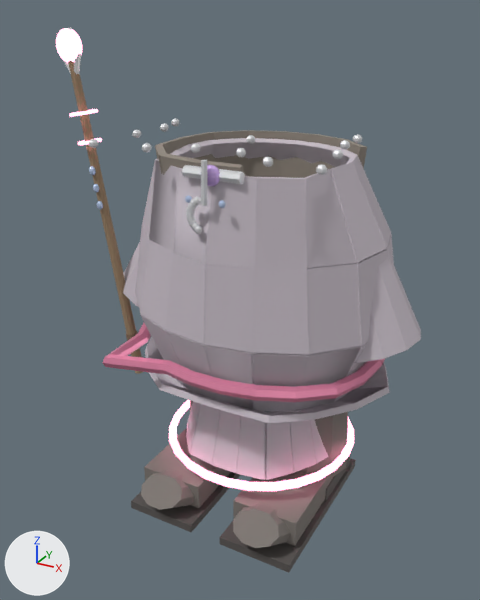
Renders of the glTF model assets/characters/bellmire/showcase/cleric_kit.glb from each side of a commit.
Both versions are drawn from a camera (50 mm lens) standing at (0.878, -1.75, 1.529) and looking at (-0.063, -0.04, 0.674). The lights are fixed; the arrows at lower left show +X, +Y and +Z. The picture after the commit comes second. Vertices at exactly the same position are counted once.

The first picture shows 'Acc_Amulet_metal_cleric', 'Acc_BootL_cloth_cleric', 'Acc_BootL_dark_cleric', 'Acc_BootR_cloth_cleric', 'Acc_BootR_dark_cleric', 'Acc_Cloak_cloth_cleric', 'Armour_Robe_cloth_cleric', 'Armour_Robe_glow_cleric', 'Armour_Robe_trim_cleric', 'Armour_SleeveL_cloth_cleric', 'Weapon_gem_cleric', 'Weapon_glow_cleric', 'Weapon_haft_cleric', 'Weapon_leather_cleric', 'Weapon_metal_cleric' and 4 more.
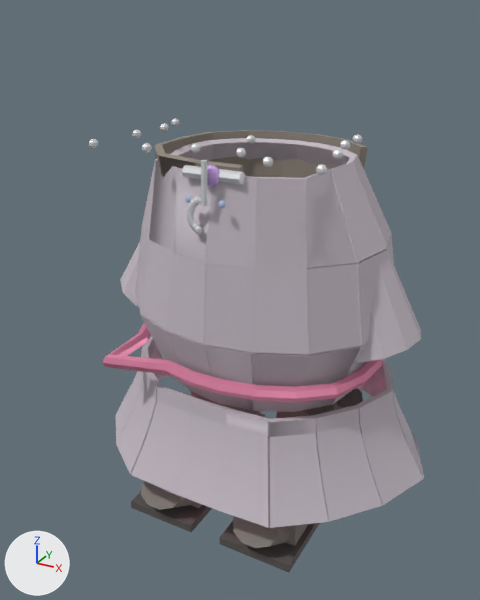
Changed parts and their boxes (x1, y1, x2, y2) in the pictures (480 x 600 px; the box of a moved part takes in the faces that stretch with it):
'Armour_Robe_cloth_cleric', reshaped (19% wider, 14% taller)
    before: (135, 138, 394, 480)
    after: (116, 138, 424, 528)
'Acc_Cloak_cloth_cleric', reshaped
    before: (155, 130, 367, 178)
    after: (154, 130, 368, 178)
'Weapon_haft_cleric', deleted
    before: (68, 61, 143, 374)
'Weapon_glow_cleric', deleted
    before: (56, 28, 102, 145)
'Weapon_metal_cleric', deleted
    before: (59, 27, 81, 75)
'Weapon_gem_cleric', deleted
    before: (89, 166, 103, 209)
'Weapon_leather_cleric', deleted
    before: (126, 331, 138, 341)
part 2 of me_armour_robe_cloth_cleric, moved or reshaped
    before: (145, 337, 390, 480)
    after: (116, 336, 424, 528)
'Acc_BootL_cloth_cleric', unchanged, covered by the edit
    before: (233, 412, 350, 548)
    after: (233, 403, 346, 548)
'Acc_BootR_cloth_cleric', unchanged, covered by the edit
    before: (141, 401, 231, 510)
    after: (141, 392, 265, 510)
'Armour_Robe_glow_cleric', unchanged, covered by the edit
    before: (169, 400, 354, 491)

The change, as a diff of the scene's bpy script:
```diff
--- a/assets/characters/bellmire/showcase/cleric_kit.glb.py
+++ b/assets/characters/bellmire/showcase/cleric_kit.glb.py
@@ me_acc_cloak_cloth_cleric @@
 # used by ob_acc_cloak_cloth_cleric; location = (0.0, 0.0, 0.973)
-me_acc_cloak_cloth_cleric.from_pydata(...)  # 80 vertices, 120 faces; spans x -0.296..0.264, y -0.289..0.257, z -0.592..0.191
+me_acc_cloak_cloth_cleric.from_pydata(...)  # 80 vertices, 120 faces; spans x -0.343..0.265, y -0.291..0.259, z -0.592..0.191
+# me_acc_cloak_cloth_cleric part 1: 48 of 80 vertices moved; they spanned x -0.296..0.264, y -0.289..0.257, z -0.592..0.191 and now span x -0.343..0.265, y -0.291..0.259, z -0.591..0.191; mean shift (-0.011, 0.0, 0.0); largest move (-0.199, -0.004, -0.59) -> (-0.325, -0.011, -0.591)
 me_acc_cloak_cloth_cleric.materials.append(mat_sc_cloth_cleric_scarwatch_cloak)
@@ me_armour_robe_cloth_cleric @@
 # used by ob_armour_robe_cloth_cleric; location = (0.0, 0.0, 0.973)
-me_armour_robe_cloth_cleric.from_pydata(...)  # 1248 vertices, 1872 faces; spans x -0.436..0.436, y -0.363..0.367, z -0.795..0.169
+me_armour_robe_cloth_cleric.from_pydata(...)  # 1248 vertices, 1872 faces; spans x -0.57..0.57, y -0.435..0.441, z -0.797..0.169
+# me_armour_robe_cloth_cleric part 2: 864 of 1248 vertices moved; they spanned x -0.436..0.436, y -0.333..0.337, z -0.795..-0.498 and now span x -0.57..0.57, y -0.435..0.441, z -0.797..-0.506; mean shift (0.0, 0.002, 0.0); largest move (0.263, 0.003, -0.795) -> (0.554, 0.003, -0.797)
 me_armour_robe_cloth_cleric.materials.append(mat_sc_cloth_cleric)
@@ ob_weapon_gem_cleric @@
-ob_weapon_gem_cleric = bpy.data.objects.new('Weapon_gem_cleric', me_weapon_gem_cleric)
-ob_weapon_gem_cleric.location = (-0.307, 0.0, 0.448)
@@ ob_weapon_glow_cleric @@
-ob_weapon_glow_cleric = bpy.data.objects.new('Weapon_glow_cleric', me_weapon_glow_cleric)
-ob_weapon_glow_cleric.location = (-0.307, 0.0, 0.448)
@@ ob_weapon_haft_cleric @@
-ob_weapon_haft_cleric = bpy.data.objects.new('Weapon_haft_cleric', me_weapon_haft_cleric)
-ob_weapon_haft_cleric.location = (-0.307, 0.0, 0.448)
@@ ob_weapon_leather_cleric @@
-ob_weapon_leather_cleric = bpy.data.objects.new('Weapon_leather_cleric', me_weapon_leather_cleric)
-ob_weapon_leather_cleric.location = (-0.307, 0.0, 0.448)
@@ ob_weapon_metal_cleric @@
-ob_weapon_metal_cleric = bpy.data.objects.new('Weapon_metal_cleric', me_weapon_metal_cleric)
-ob_weapon_metal_cleric.location = (-0.307, 0.0, 0.448)
```
